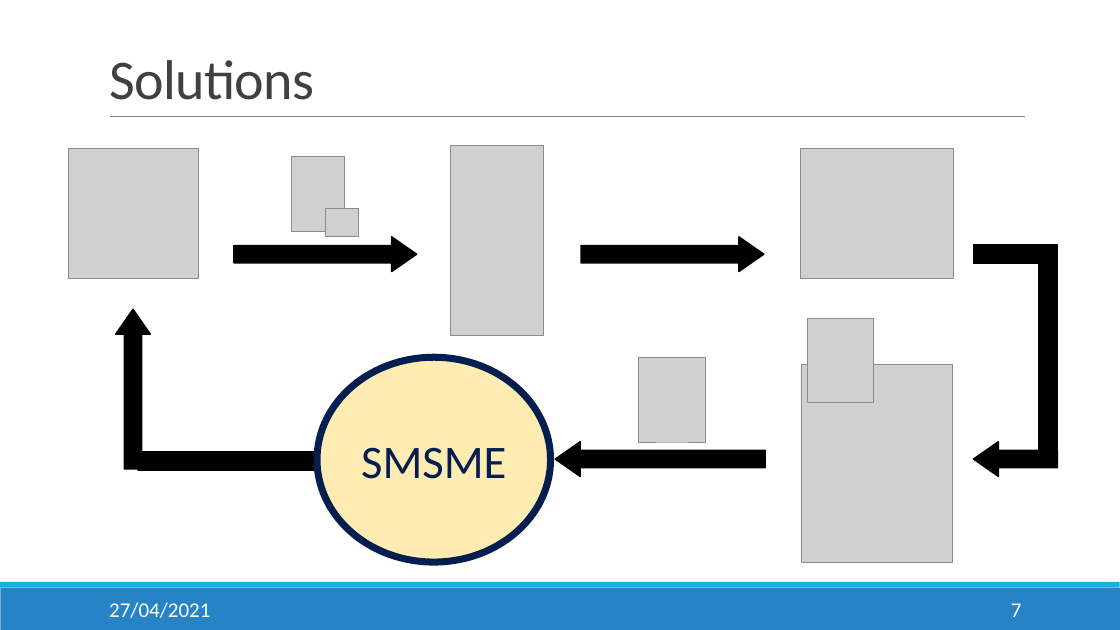
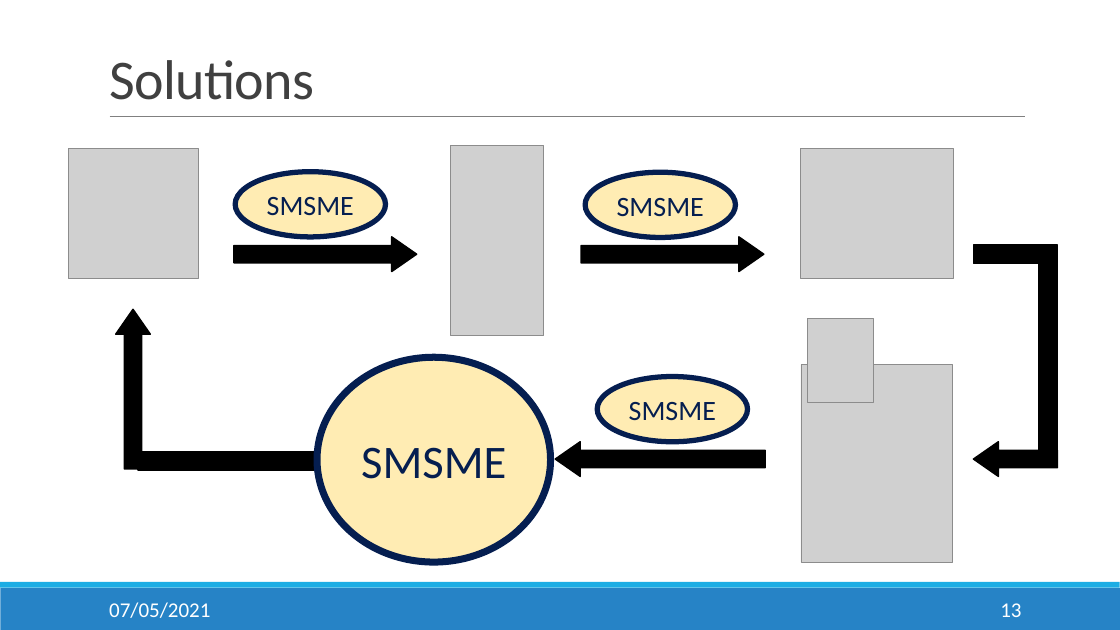
Before and after one commit to salesmgt/documentation, a slide deck: slide 13 of presentations/Slides.pptx (slide 7 before the commit). Drawn at 1120x630 pixels with LibreOffice and Linux fonts; fonts in the diff are those of the drawing; grey boxes stand for pictures. Boxes give left, top, right and bottom in pixels: in the first picture for what was removed or moved away, otherwise in the second. Text is boxed around its words. In the diff, an @@ line names an element or a change of style, - is before the commit and + after.

```diff
--- a/presentations/Slides.pptx
+++ b/presentations/Slides.pptx
@@ ellipse added at bbox=[235, 171, 386, 237], fill #FFECB3, outline #051E50 4.5 pt, 24 pt, text #051E50 @@
+SMSME
@@ picture removed at bbox=[292, 156, 344, 232] @@
@@ ellipse added at bbox=[586, 172, 736, 238], fill #FFECB3, outline #051E50 4.5 pt, 24 pt, text #051E50 @@
+SMSME
@@ picture removed at bbox=[325, 208, 359, 237] @@
@@ picture removed at bbox=[639, 357, 706, 442] @@
@@ ellipse added at bbox=[597, 376, 748, 442], fill #FFECB3, outline #051E50 4.5 pt, 24 pt, text #051E50 @@
+SMSME
@@ text at bbox=[109, 602, 210, 618]: text changed @@
-27/04/2021
+07/05/2021
@@ page number at bbox=[1000, 603, 1021, 617]: text changed @@
-7
+13
```
Also in this commit, not shown: 14 other slides changed, 15 slides added, 3 slides removed, 1 other file.
